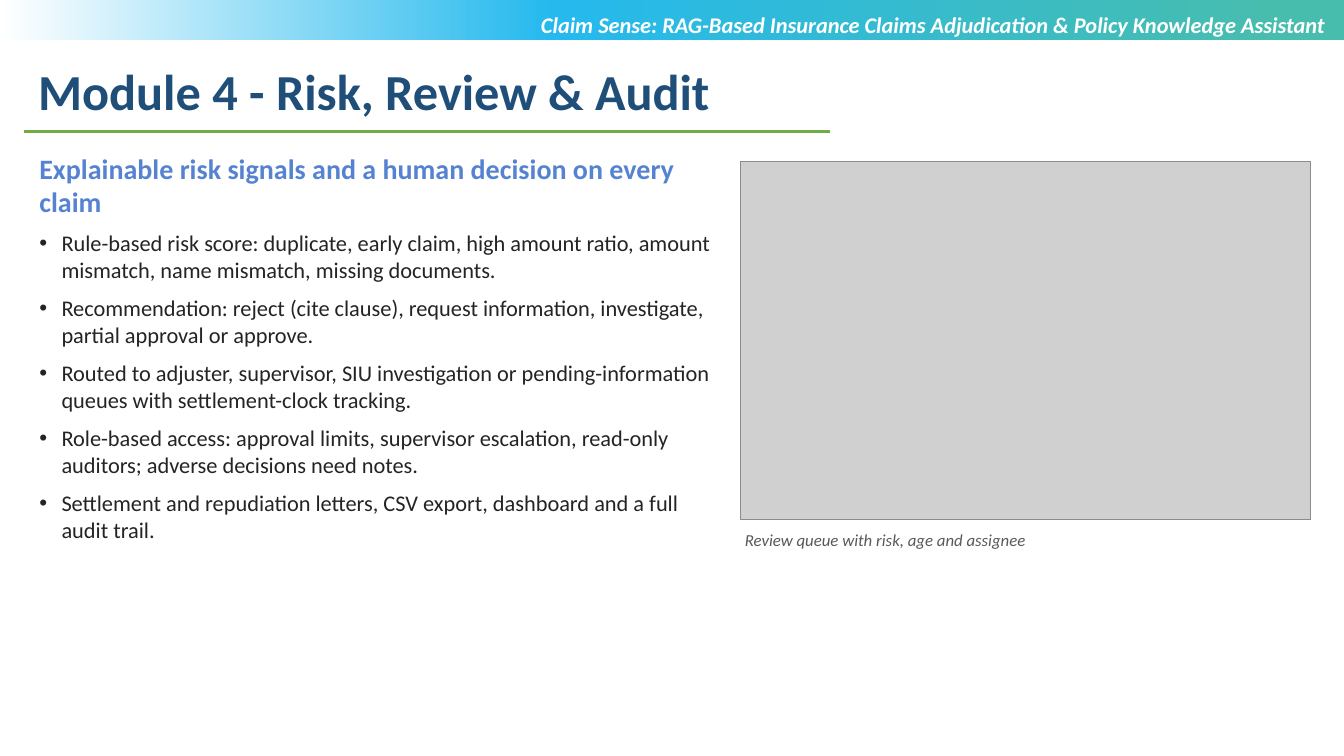
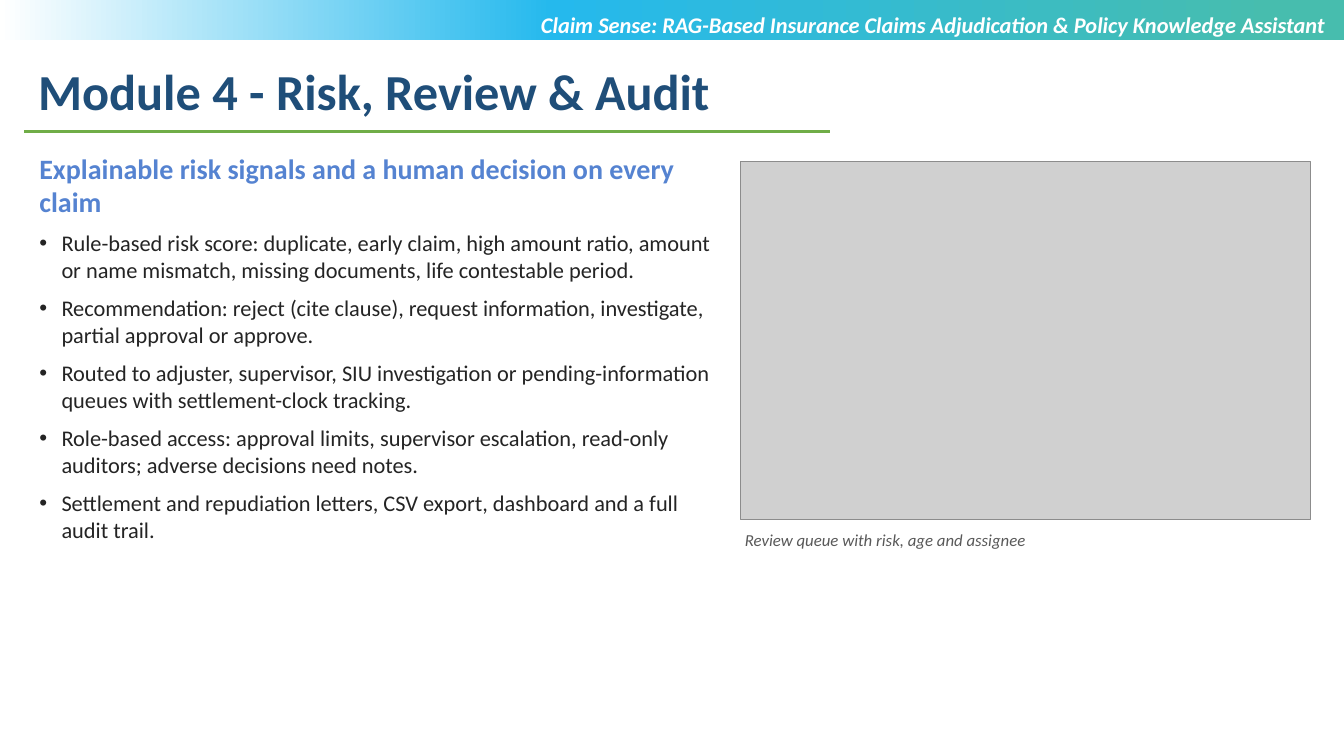
Before and after one commit to sricharansk/CLAIM-SENSE, a slide deck: slide 7 of docs/presentation/Claim_Sense_Review_III_SK_Sricharan.pptx. Drawn at 1344x756 pixels with LibreOffice and Linux fonts; fonts in the diff are those of the drawing; grey boxes stand for pictures; background and template pictures are left out. Boxes give left, top, right and bottom in pixels: in the first picture for what was removed or moved away, otherwise in the second. Text is boxed around its words. In the diff, an @@ line names an element or a change of style, - is before the commit and + after.

```diff
--- a/docs/presentation/Claim_Sense_Review_III_SK_Sricharan.pptx
+++ b/docs/presentation/Claim_Sense_Review_III_SK_Sricharan.pptx
@@ text at [62, 235, 710, 282]: text changed @@
-• Rule-based risk score: duplicate, early claim, high amount ratio, amount mismatch, name mismatch, missing documents.
+• Rule-based risk score: duplicate, early claim, high amount ratio, amount or name mismatch, missing documents, life contestable period.
```
Also in this commit, not shown: 9 other slides changed, 39 other files.
